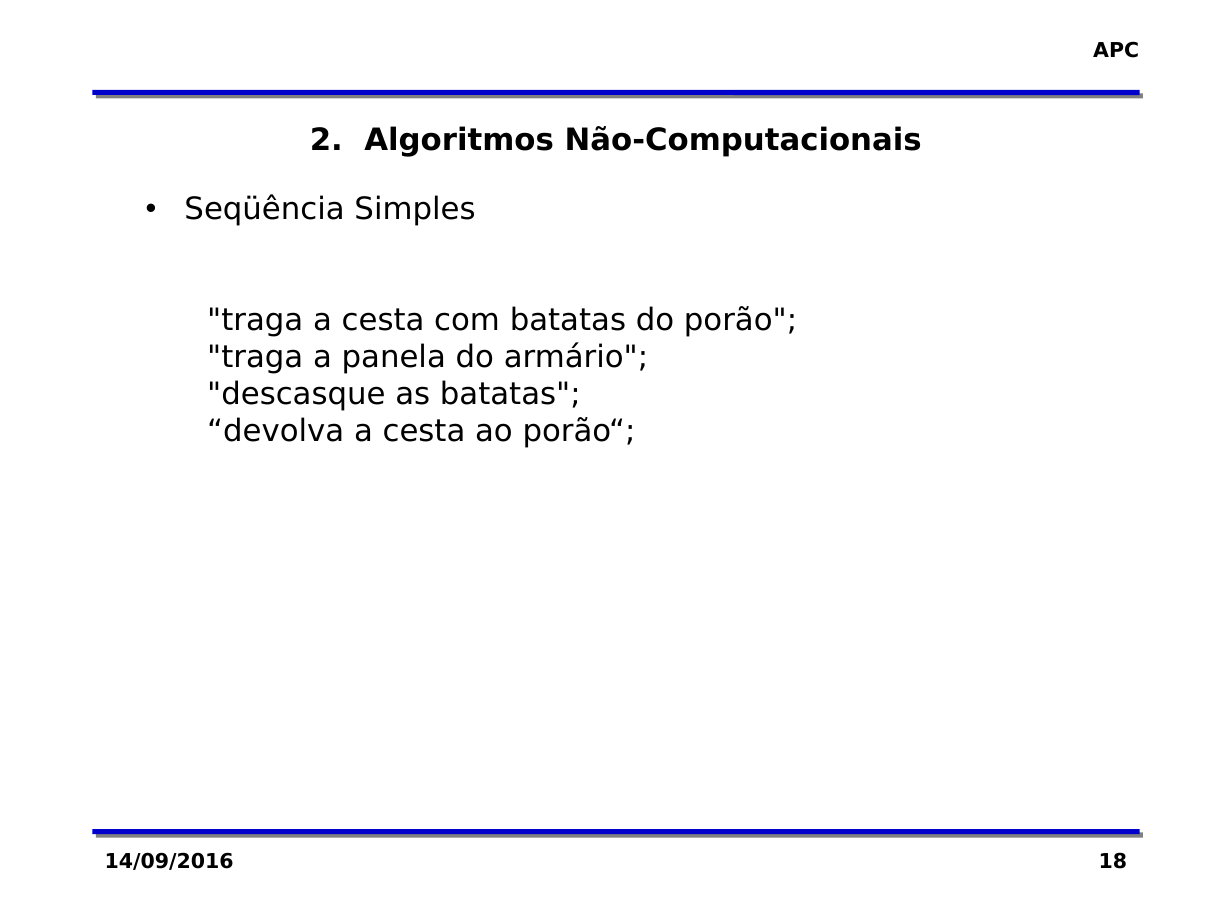
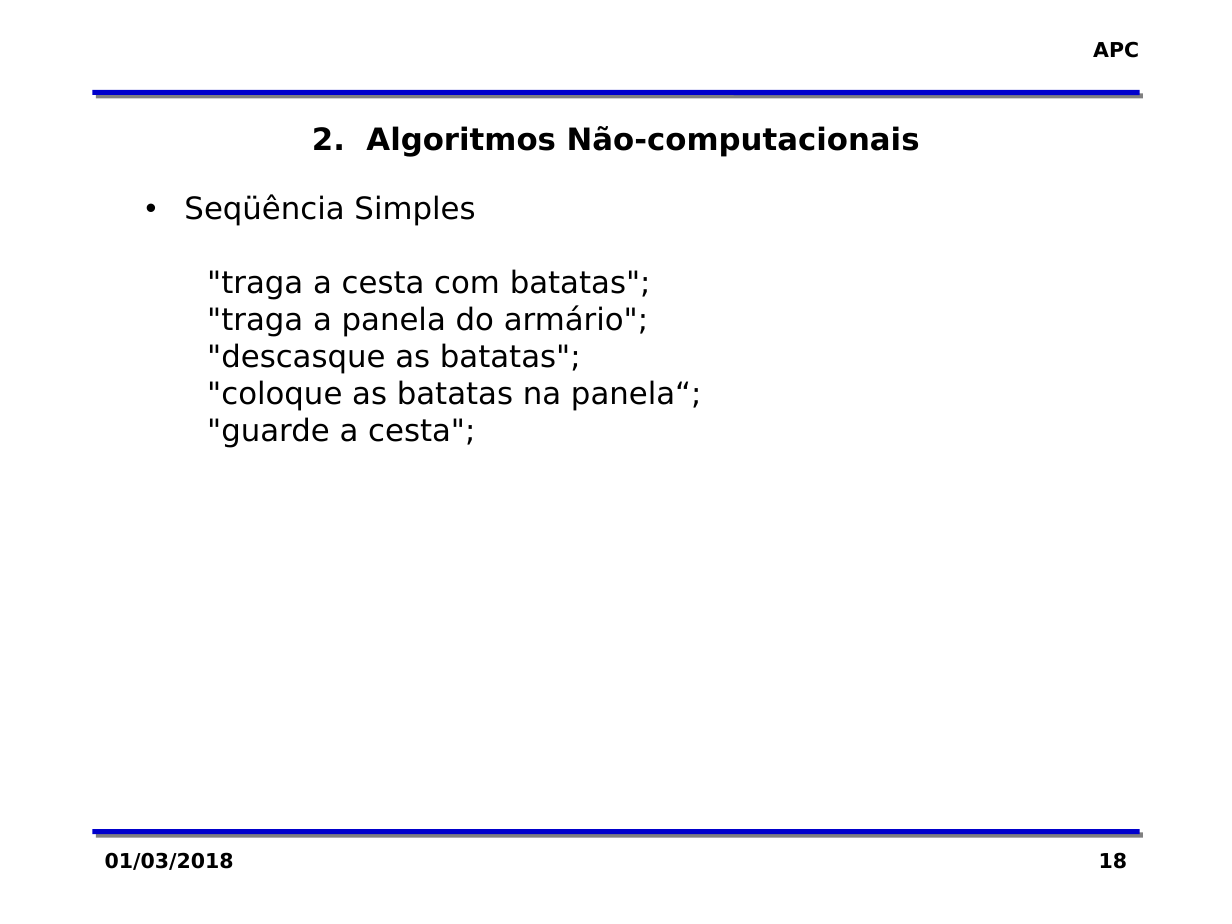
Before and after one commit to zaghetto/Algoritmos, a slide deck: slide 18 of MÓDULOS DE AULA/Módulo 03 - O Conceito de Algoritmo.pptx. Drawn at 1232x924 pixels with LibreOffice and Linux fonts; fonts in the diff are those of the drawing; background and template pictures are left out. Boxes give left, top, right and bottom in pixels: in the first picture for what was removed or moved away, otherwise in the second. Text is boxed around its words. In the diff, an @@ line names an element or a change of style, - is before the commit and + after.

```diff
--- a/MÓDULOS DE AULA/Módulo 03 - O Conceito de Algoritmo.pptx
+++ b/MÓDULOS DE AULA/Módulo 03 - O Conceito de Algoritmo.pptx
@@ text at [312, 126, 920, 157]: text changed @@
-2. Algoritmos Não-Computacionais
+2. Algoritmos Não-computacionais
@@ text at [207, 269, 702, 448]: text changed @@
-  "traga a cesta com batatas do porão";
-  "traga a panela do armário";
-  "descasque as batatas";
-  “devolva a cesta ao porão“;
+  "traga a cesta com batatas";
+  "traga a panela do armário";
+  "descasque as batatas";
+  "coloque as batatas na panela“;
+  "guarde a cesta";
@@ text at [105, 852, 234, 870]: text changed @@
-14/09/2016
+01/03/2018
```
Also in this commit, not shown: 53 other slides changed, 1 slide added, 1 slide removed.
